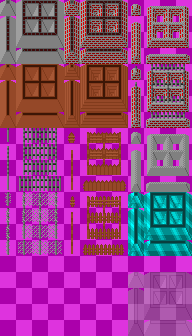
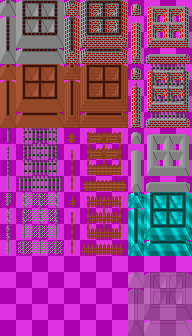
Layers edited between the first and the second (192, 336) image:
painted on "tiles" over [69, 136, 125, 255]
